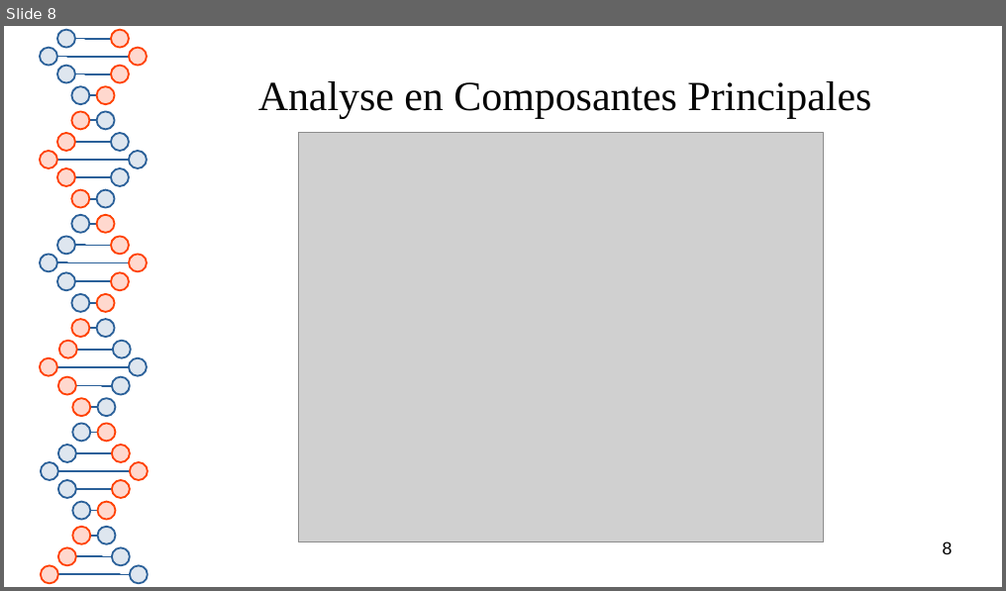
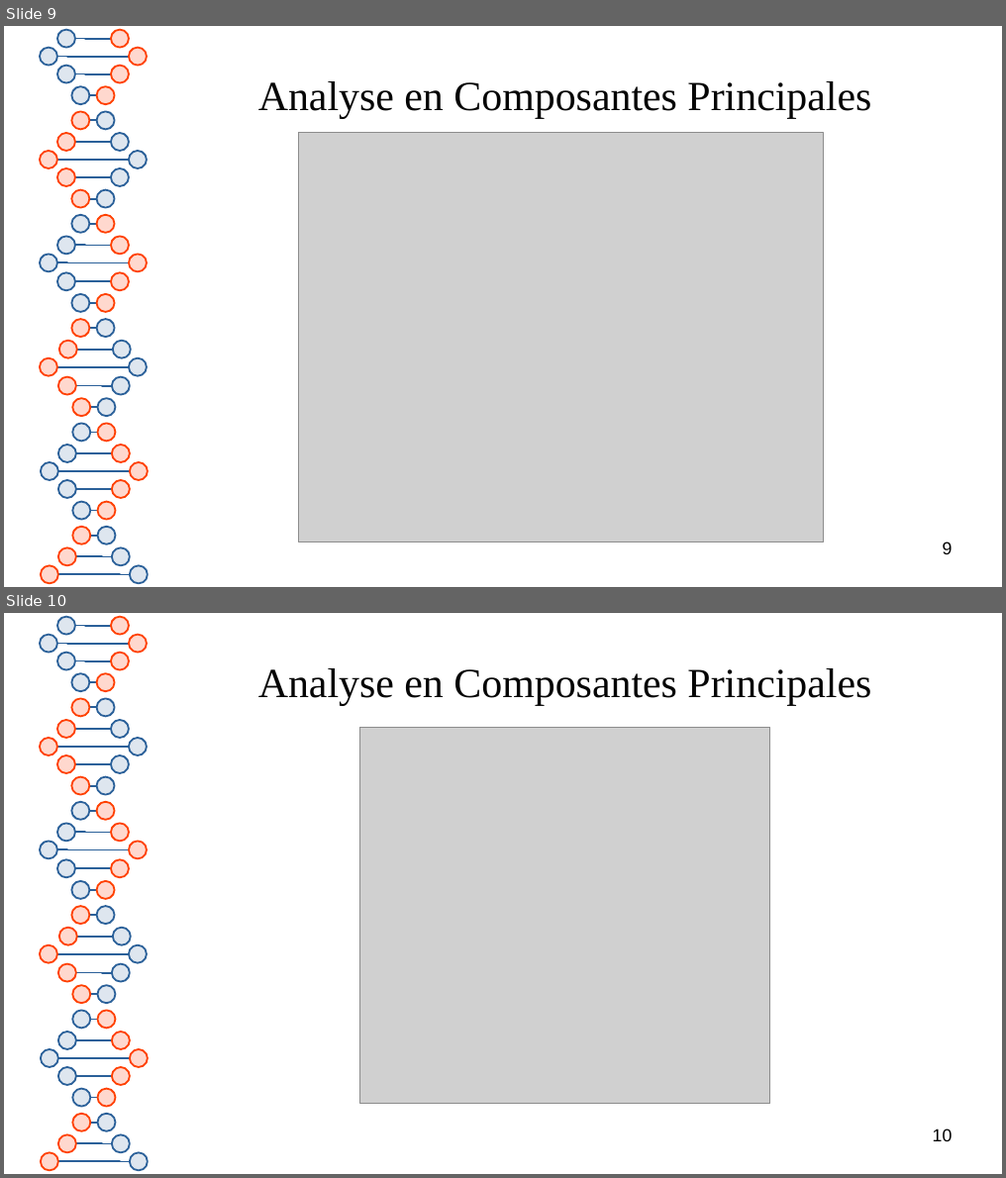
Before and after one commit to Polytech-E2I/data-processing, a slide deck: Projet1/report.odp. Shown one above the other, each under a label of ours: slide 8 before the commit, slides 9 and 10 after it. The pictures are 1006x591 and 1006x1178 pixels, drawn with LibreOffice and Linux fonts; fonts in the diff are those of the drawing; grey boxes stand for pictures. Boxes give left, top, right and bottom in pixels: in the first picture for what was removed or moved away, otherwise in the second. Text is boxed around its words. In the diff, an @@ line names an element or a change of style, - is before the commit and + after.

```diff
--- a/Projet1/report.odp
+++ b/Projet1/report.odp
@@ slide 10 added at bbox=[4, 613, 1002, 1174], background #FFFFFF; not listed: 81 template elements that a slide beside it also shows @@
@@ title added at bbox=[258, 668, 871, 705], 33 pt, text #050505 @@
+Analyse en Composantes Principales
@@ picture added at bbox=[360, 727, 771, 1104] @@
@@ page number added at bbox=[933, 1129, 952, 1142], 14 pt, text #000000 @@
+10
@@ what was slide 8 is now slide 9 @@
@@ page number at bbox=[943, 542, 952, 555]: text changed @@
-8
+9
```
Also in this commit, not shown: 1 slide changed, 3 other slides added, 1 other file.
